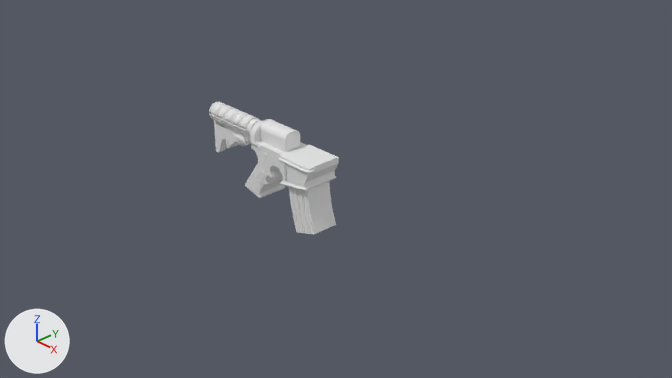
The Blender file gun.blend, before and after one commit.
The view is the same before and after, from the file's camera 'Camera'. The axes (+X, +Y, +Z) are drawn at lower left. The lights are the same throughout.
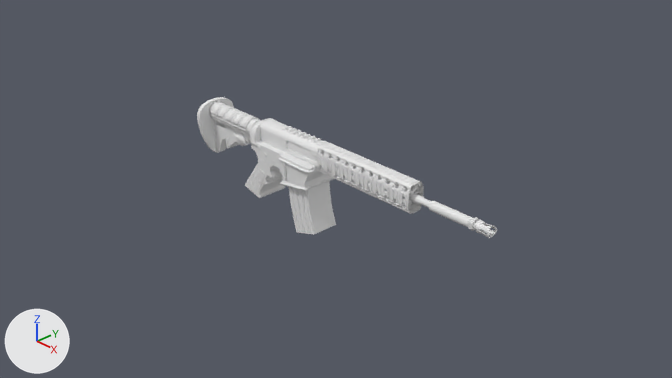
ob_sphere_002 is not drawn itself; it is used by a modifier of ob_cylinder_009.
ob_sphere_003 is not drawn itself; it is used by a modifier of ob_cylinder_009.

Location of each change, (x1, y1, x2, y2) in pixels of the pictures (672 x 378 px):
'Cube.019', added
    after: (317, 142, 424, 214)
'Cube.013', reshaped (68% wider, 45% taller)
    before: (260, 120, 300, 152)
    after: (260, 119, 328, 166)
'BezierCircle', shown
    after: (197, 97, 234, 153)
'Cylinder.008', added
    after: (409, 193, 486, 232)
'Cylinder.009', added
    after: (476, 220, 497, 238)
'Cube.017', added
    after: (287, 141, 317, 162)
'Cylinder.005', added
    after: (287, 144, 317, 160)
'Polygon', added
    after: (468, 217, 479, 231)

Diff of the bpy script that builds the scene:
```diff
--- a/gun.blend.py
+++ b/gun.blend.py
@@ me_cube_006 @@
-me_cube_006.from_pydata(...)  # 36 vertices, 20 faces; spans x -1.258..-0.775, y -0.127..0.0, z 0.209..0.446
+me_cube_006.from_pydata(...)  # 278 vertices, 229 faces; spans x -1.258..-0.185, y -0.127..0.0, z 0.209..0.477
+# me_cube_006 part 1: 2 vertices moved from x -1.258, y -0.127..0.0, z 0.354..0.446 to x -1.258, y -0.127..0.0, z 0.366..0.452; 20 vertices removed from x -1.258..-0.775, y -0.127..0.0, z 0.209..0.446; 262 vertices added at x -1.258..-0.185, y -0.127..0.0, z 0.209..0.477
@@ ob_beziercircle @@
 _m = ob_beziercircle.modifiers.new('Mirror', 'MIRROR')
 _m.use_clip = True
-ob_beziercircle.hide_set(True)
@@ ob_polygon @@
+ob_polygon = bpy.data.objects.new('Polygon', me_polygon)  # 21 vertices, 24 faces; spans x -0.334..0.35, y -0.315..0.353, z 2.209..2.439
+ob_polygon.location = (1.598, 0.0, 0.292)
+ob_polygon.rotation_euler = (0.0, 1.571, 0.0)  # degrees (0, 90, 0)
+ob_polygon.scale = (0.22, 0.22, 0.22)
@@ ob_cylinder_008 @@
+ob_cylinder_008 = bpy.data.objects.new('Cylinder.008', me_cylinder_007)  # 480 vertices, 450 faces; spans x -0.053..0.063, y -0.058..0.058, z -0.122..0.93
+ob_cylinder_008.location = (1.293, 0.0, 0.292)
+ob_cylinder_008.rotation_euler = (0.0, 1.571, 0.0)  # degrees (0, 90, 0)
@@ ob_cube_019 @@
+ob_cube_019 = bpy.data.objects.new('Cube.019', me_cube_016)  # 195 vertices, 151 faces, 2 loose edges; spans x -0.067..0.067, y -0.13..0.0, z 0.0..0.185; modifiers MIRROR, BOOLEAN, ARRAY, BOOLEAN
+ob_cube_019.location = (-0.117, 0.0, 0.292)
@@ ob_cylinder_006 @@
+ob_cylinder_006 = bpy.data.objects.new('Cylinder.006', me_cylinder_003)  # 384 vertices, 354 faces; spans x -0.037..0.037, y -0.139..0.014, z 0.006..0.138; modifiers MIRROR
+ob_cylinder_006.location = (-0.116, -0.00829, 0.311)
@@ ob_cylinder_007 @@
+ob_cylinder_007 = bpy.data.objects.new('Cylinder.007', me_cylinder_006)  # 384 vertices, 354 faces; spans x 0.1288..0.1765, y -0.1437..-0.0486, z 0.2796..0.3273; modifiers ARRAY, MIRROR
+ob_cylinder_007.location = (0.0, 0.0, 0.0)
@@ ob_cube_017 @@
+ob_cube_017 = bpy.data.objects.new('Cube.017', me_cube_009)  # 36 vertices, 20 faces; spans x -0.782..-0.187, y -0.114..0.0, z 0.209..0.422; modifiers MIRROR
+ob_cube_017.location = (0.0, 0.0, 0.0)
@@ ob_cylinder_005 @@
+ob_cylinder_005 = bpy.data.objects.new('Cylinder.005', me_cylinder_001)  # a 32-sided cylinder along z spanning x -0.104..0.104, y -0.104..0.104, z -1.0..-0.341
+ob_cylinder_005.location = (0.182, 0.0, 0.306)
+ob_cylinder_005.rotation_euler = (0.0, 1.571, 0.0)  # degrees (0, 90, 0)
+ob_cylinder_005.scale = (1.13, 1.13, 1.13)
@@ ob_sphere_003 @@
+ob_sphere_003 = bpy.data.objects.new('Sphere.003', me_sphere_003)  # 482 vertices, 512 faces; spans x -0.31..0.31, y -1.24..-0.51, z -0.84..0.84; modifiers MIRROR
+ob_sphere_003.parent = ob_cylinder_009
+ob_sphere_003.location = (2.719, 0.0, 0.218)
+ob_sphere_003.rotation_euler = (0.0, 0.0, -1.571)  # degrees (0, 0, -90)
+ob_sphere_003.scale = (0.104, 0.104, 0.104)
@@ ob_cylinder_009 @@
+ob_cylinder_009 = bpy.data.objects.new('Cylinder.009', me_cylinder_009)  # 96 vertices, 65 faces; spans x -0.1..0.1, y -0.1..0.1, z -0.124..0.163; modifiers SOLIDIFY, BOOLEAN, BOOLEAN
+ob_cylinder_009.location = (2.251, 0.0, 0.288)
+ob_cylinder_009.rotation_euler = (0.0, 1.571, 0.0)  # degrees (0, 90, 0)
+ob_cylinder_009.scale = (0.683, 0.683, 0.683)
@@ ob_sphere_002 @@
+ob_sphere_002 = bpy.data.objects.new('Sphere.002', me_sphere_003.copy())  # modifiers MIRROR
+ob_sphere_002.parent = ob_cylinder_009
+ob_sphere_002.location = (2.719, 0.0, 0.218)
+ob_sphere_002.scale = (0.104, 0.104, 0.104)
```
